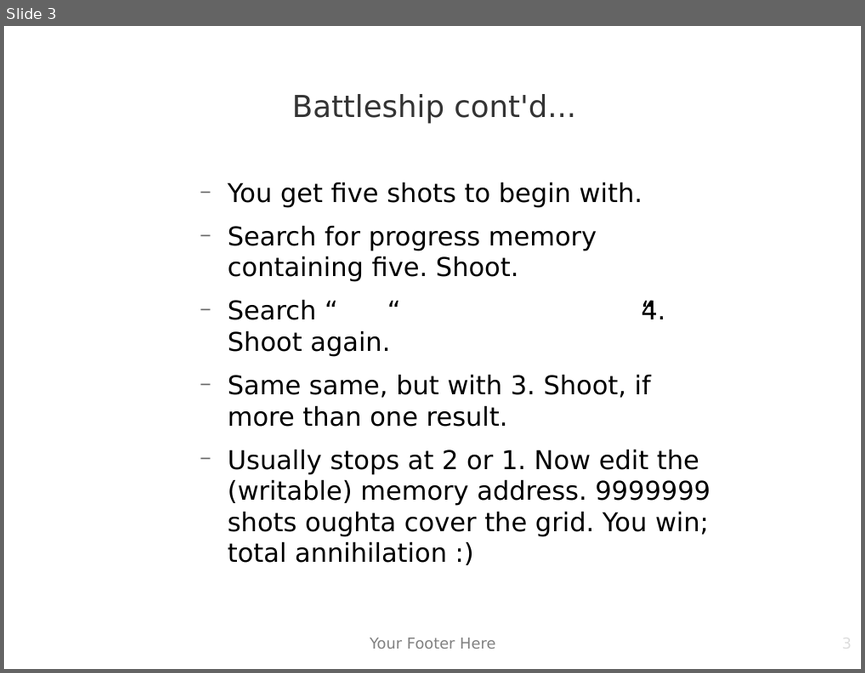
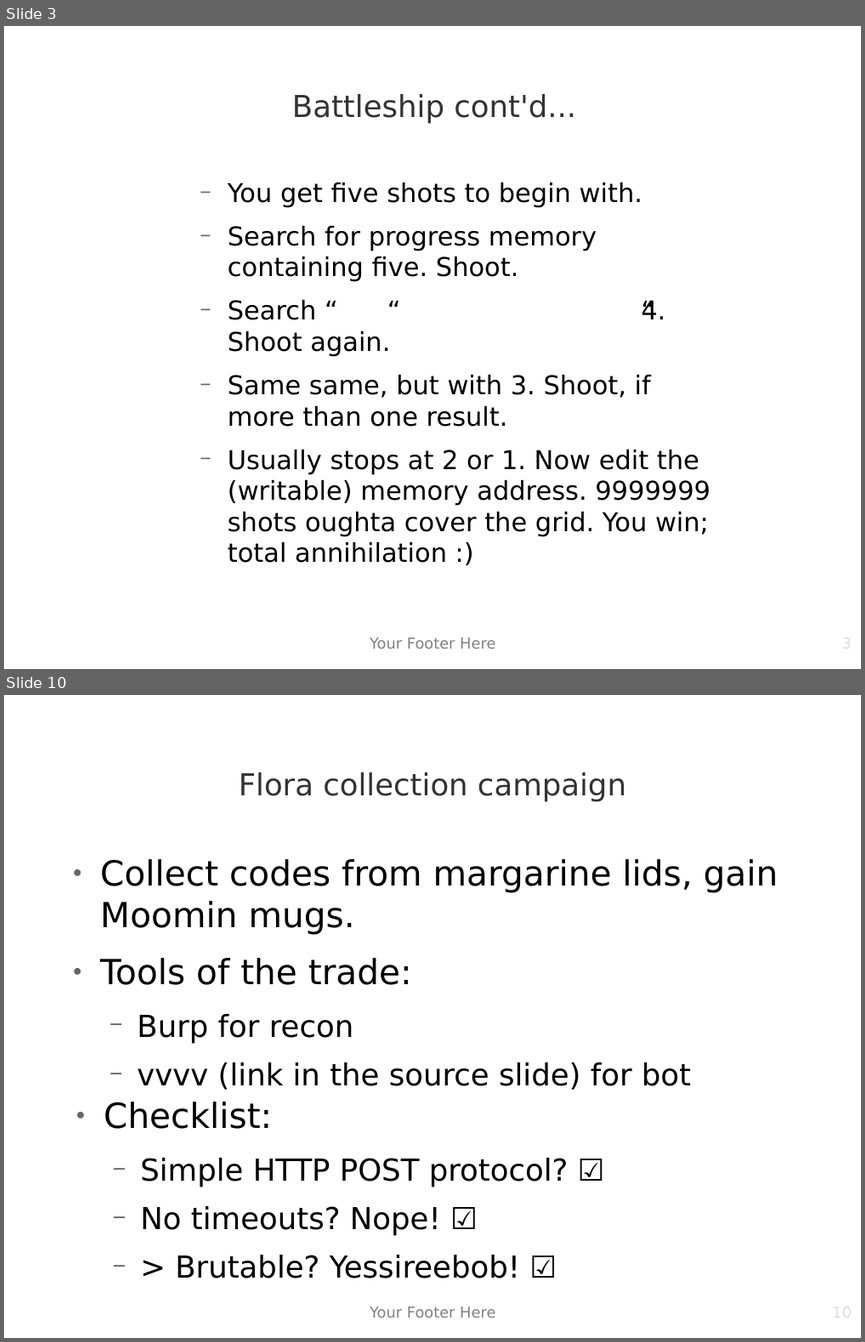
Before and after one commit to matiasw/disobey.fi-presentation, a slide deck: presis.odp. Shown one above the other, each under a label of ours: slide 3 before the commit, slides 3 and 10 after it; the slides between them are not shown. The pictures are 865x673 and 865x1342 pixels, drawn with LibreOffice and Linux fonts; fonts in the diff are those of the drawing; background and template pictures are left out. Boxes give left, top, right and bottom in pixels: in the first picture for what was removed or moved away, otherwise in the second. Text is boxed around its words. In the diff, an @@ line names an element or a change of style, - is before the commit and + after.

Commit message:
flora Made at meatspace coordinates Latitude:  61.4459984 Longitude:  23.8462304

```diff
--- a/presis.odp
+++ b/presis.odp
@@ slide 10 added at [4,695,861,1338], background picture (left out) @@
@@ title added at [239,772,626,802], 28 pt, text #333333 @@
+Flora collection campaign
@@ text added at [100,859,778,1089], 32 pt, text #000000 @@
+● Collect codes from margarine lids, gain Moomin mugs.
+● Tools of the trade:
+  − Burp for recon
+  − vvvv (link in the source slide) for bot
@@ text added at [103,1101,568,1278], 28 pt, text #000000 @@
+● Checklist:
+  − Simple HTTP POST protocol? ☑
+  − No timeouts? Nope! ☑
+  − > Brutable? Yessireebob! ☑
@@ text added at [370,1306,495,1317], 14 pt, text #808080 @@
+Your Footer Here
@@ page number added at [653,1303,852,1338], 14 pt, text #DDDDDD @@
+10
```
Also in this commit, not shown: 1 slide changed, 7 other slides added, 1 other file.
